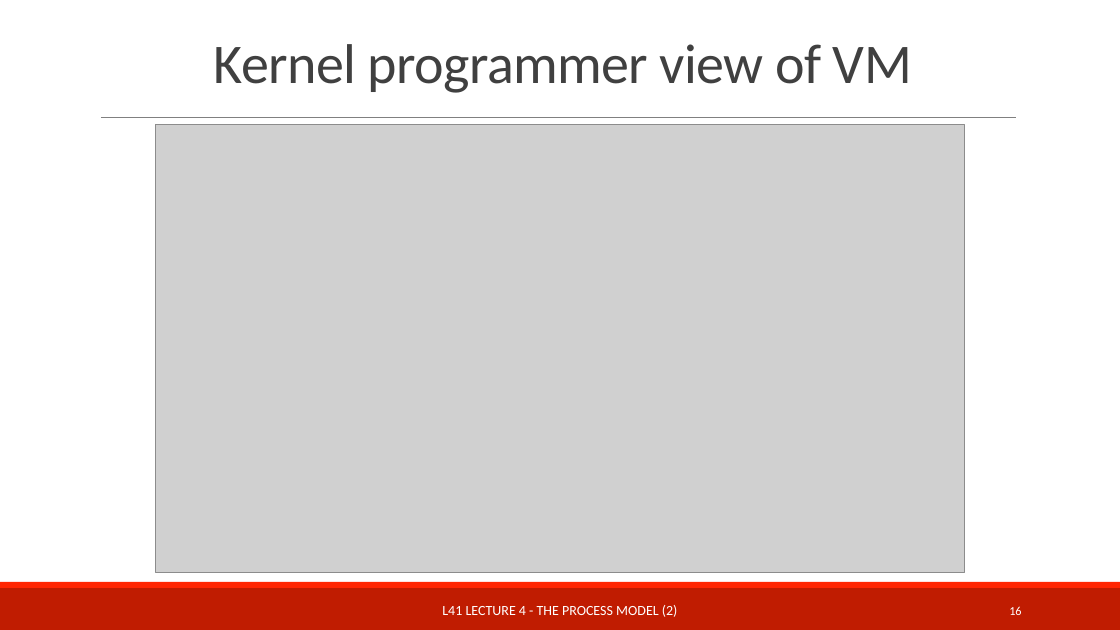
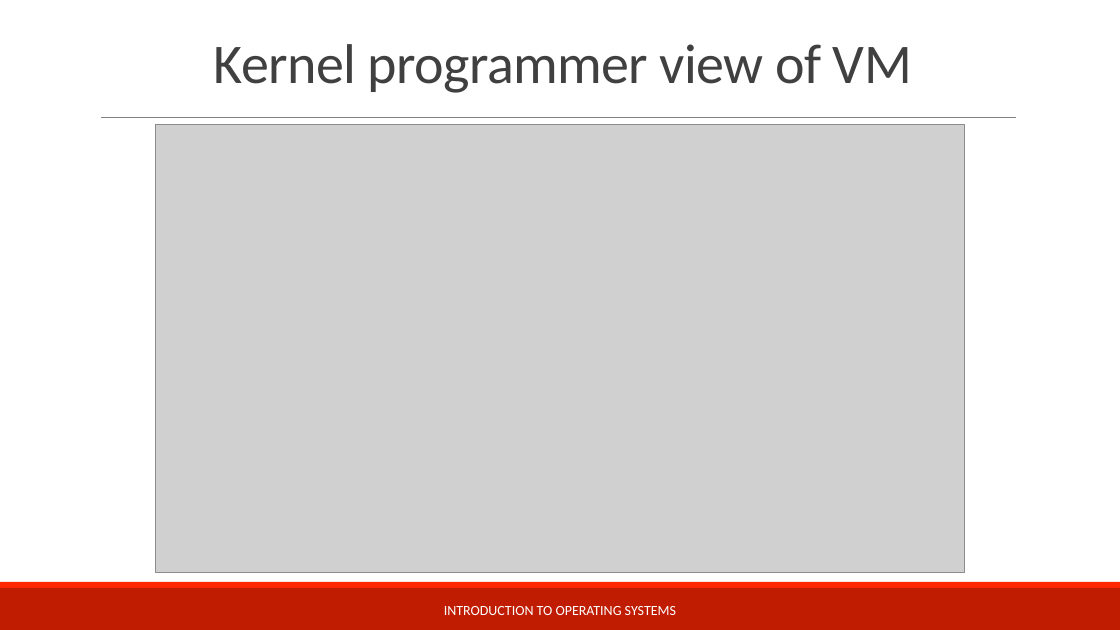
Before and after one commit to teachbsd/course, a slide deck: slide 17 of undergraduate/lectures/memory.pptx (slide 16 before the commit). Drawn at 1120x630 pixels with LibreOffice and Linux fonts; fonts in the diff are those of the drawing; grey boxes stand for pictures; background and template pictures are left out. Boxes give left, top, right and bottom in pixels: in the first picture for what was removed or moved away, otherwise in the second. Text is boxed around its words. In the diff, an @@ line names an element or a change of style, - is before the commit and + after.

```diff
--- a/undergraduate/lectures/memory.pptx
+++ b/undergraduate/lectures/memory.pptx
@@ text at (444, 606, 676, 615): text changed @@
-L41 LECTURE 4 - THE PROCESS MODEL (2)
+INTRODUCTION TO OPERATING SYSTEMS
@@ page number removed at (1009, 606, 1021, 615) @@
-16
```
Also in this commit, not shown: 12 other slides changed, 14 slides added, 3 slides removed.
